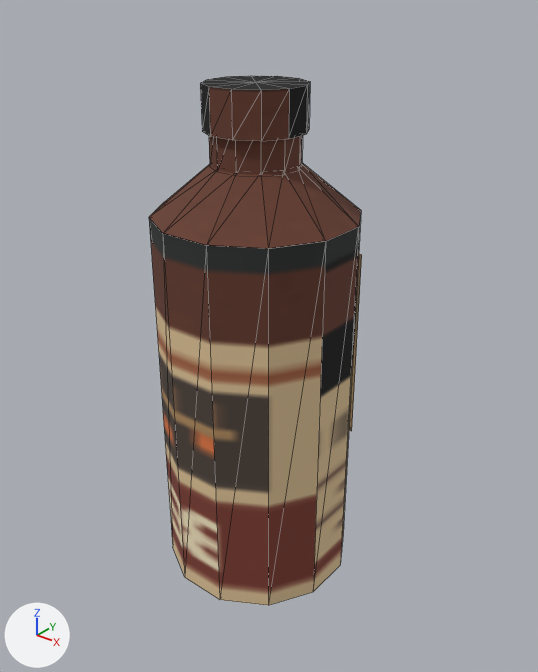
The glTF model models/cubeclysm/items/barbecue_sauce.glb: old version first, new version second.
Camera for both pictures: a 50 mm lens placed at (0.1217, -0.1468, 0.1667), pointed at (0.0019, 0.0029, 0.0739). Every picture has the same lights, and +X, +Y and +Z are marked at lower left. The first picture is the older version. Mesh edges are drawn as thin lines. Where no turn or scale is listed for an object, it has been applied to the vertices.

Names of what the first picture shows: 'block_bottle body', 'block_label', 'block_neck', 'block_ribbed closure', 'block_shoulder'.
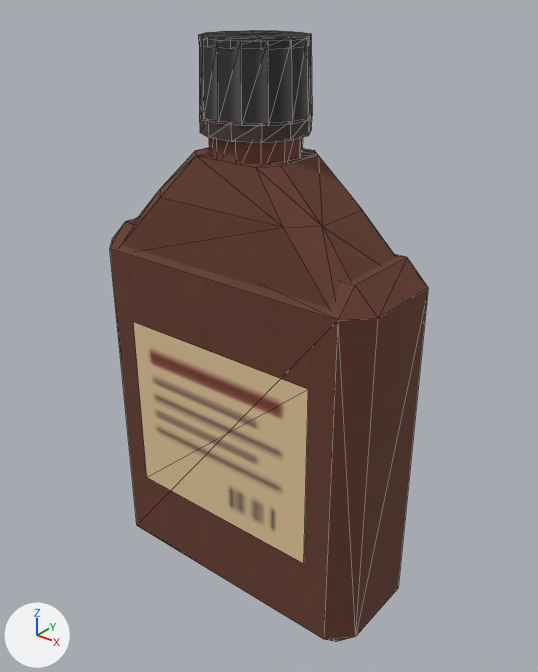
The newer file is also rescaled (x0.93), turned or shifted as a whole; pictures and numbers use the older file's frame.

Boxes [x1, y1, x2, y2] around the edits, measured in the pictures (538 x 672 px):
'block_bottle body', deleted (brown): before [149, 205, 361, 605]
'block_wide flat squeeze bottle', added (brown): after [110, 218, 428, 642]
'block_back label', added (beige): after [133, 322, 308, 563]
'block_tapered bottle shoulders', added (brown): after [122, 147, 396, 308]
'block_shoulder', deleted (brown): before [150, 163, 361, 248]
'block_ribbed flip-top cap', added: after [199, 37, 312, 126]
'block_ribbed closure', deleted: before [200, 76, 310, 141]
'block_tamper band', added: after [199, 114, 311, 143]
'block_cap top', added: after [198, 30, 311, 49]
'block_label', deleted (brown): before [349, 254, 362, 431]

Patch to the scene script:
```diff
--- a/models/cubeclysm/items/barbecue_sauce.glb.py
+++ b/models/cubeclysm/items/barbecue_sauce.glb.py
@@ img_image_0 @@
-img_image_0 = load_image('Image_0', '_unpacked/Image_0', 1024, 64, 'sRGB')
+img_image_0 = load_image('Image_0', '_unpacked/Image_0', 1024, 128, 'sRGB')
@@ me_mesh_7 @@
+me_mesh_7.from_pydata(...)  # 4 vertices, 2 faces; spans x -0.0312..0.0312, y -0.0185, z 0.0301..0.0849
+me_mesh_7.materials.append(mat_cubeclysm)  # picture img_image_0
@@ me_mesh_5 @@
+me_mesh_5.from_pydata(...)  # a 12-sided cylinder along z spanning x -0.013..0.013, y -0.013..0.013, z 0.1602..0.1624
+me_mesh_5.materials.append(mat_cubeclysm)  # picture img_image_0
@@ me_mesh_4_1 @@
+me_mesh_4_1.from_pydata(...)  # a 14-sided cut cone along z (radius 0.0139 at the low end, 0.0133 at the high end) spanning x -0.0136..0.0136, y -0.014..0.014, z 0.1435..0.1618
+me_mesh_4_1.materials.append(mat_cubeclysm)  # picture img_image_0
@@ me_mesh_3_1 @@
+me_mesh_3_1.from_pydata(...)  # a 12-sided cylinder along z spanning x -0.0135..0.0135, y -0.0135..0.0135, z 0.1398..0.1441
+me_mesh_3_1.materials.append(mat_cubeclysm)  # picture img_image_0
@@ me_mesh_1_1 @@
+me_mesh_1_1.from_pydata(...)  # 24 vertices, 44 faces; spans x -0.0441..0.0441, y -0.0172..0.0172, z 0.1032..0.1344
+me_mesh_1_1.materials.append(mat_cubeclysm)  # picture img_image_0
@@ me_mesh_0_1 @@
+me_mesh_0_1.from_pydata(...)  # 24 vertices, 44 faces; spans x -0.0452..0.0452, y -0.0183..0.0183, z 0.0..0.1118
+me_mesh_0_1.materials.append(mat_cubeclysm)  # picture img_image_0
@@ ob_block_bottle_body @@
-ob_block_bottle_body = bpy.data.objects.new('block_bottle body', me_mesh_0)
-ob_block_bottle_body.location = (0.0, 0.0, 0.0)
@@ ob_block_shoulder @@
-ob_block_shoulder = bpy.data.objects.new('block_shoulder', me_mesh_1)
-ob_block_shoulder.location = (0.0, 0.0, 0.0)
@@ ob_block_ribbed_closure @@
-ob_block_ribbed_closure = bpy.data.objects.new('block_ribbed closure', me_mesh_3)
-ob_block_ribbed_closure.location = (0.0, 0.0, 0.0)
@@ ob_block_label @@
-ob_block_label = bpy.data.objects.new('block_label', me_mesh_4)
-ob_block_label.location = (0.0, 0.0, 0.0)
@@ ob_block_back_label @@
+ob_block_back_label = bpy.data.objects.new('block_back label', me_mesh_7)
+ob_block_back_label.location = (0.0, 0.0, -0.0085)
@@ ob_block_cap_top @@
+ob_block_cap_top = bpy.data.objects.new('block_cap top', me_mesh_5)
+ob_block_cap_top.location = (0.0, 0.0, -0.0085)
@@ ob_block_ribbed_flip_top_cap @@
+ob_block_ribbed_flip_top_cap = bpy.data.objects.new('block_ribbed flip-top cap', me_mesh_4_1)
+ob_block_ribbed_flip_top_cap.location = (0.0, 0.0, -0.0085)
@@ ob_block_tamper_band @@
+ob_block_tamper_band = bpy.data.objects.new('block_tamper band', me_mesh_3_1)
+ob_block_tamper_band.location = (0.0, 0.0, -0.0085)
@@ ob_block_tapered_bottle_shoulders @@
+ob_block_tapered_bottle_shoulders = bpy.data.objects.new('block_tapered bottle shoulders', me_mesh_1_1)
+ob_block_tapered_bottle_shoulders.location = (0.0, 0.0, -0.0085)
@@ ob_block_wide_flat_squeeze_bottle @@
+ob_block_wide_flat_squeeze_bottle = bpy.data.objects.new('block_wide flat squeeze bottle', me_mesh_0_1)
+ob_block_wide_flat_squeeze_bottle.location = (0.0, 0.0, -0.0085)
```
